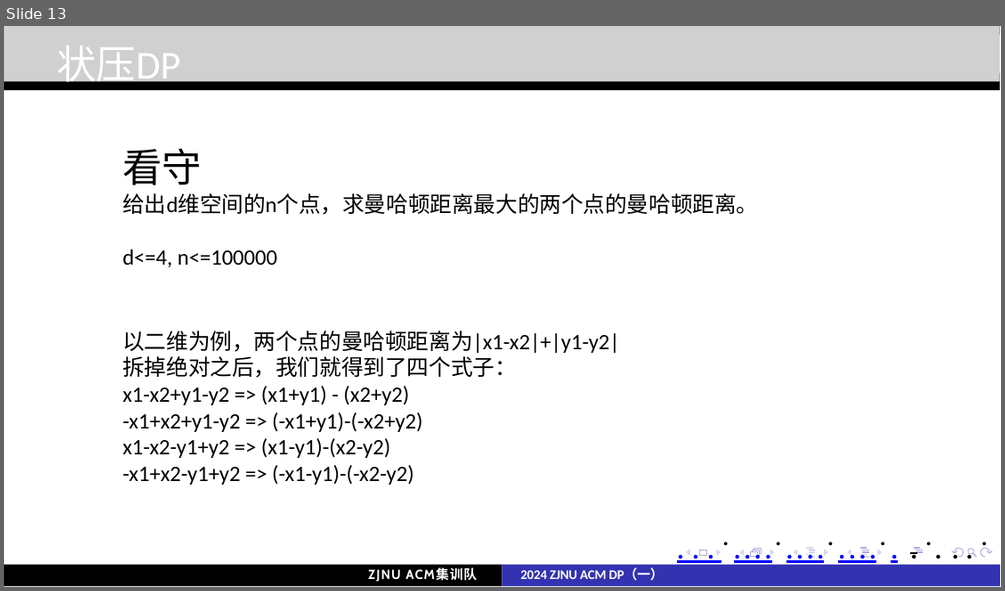
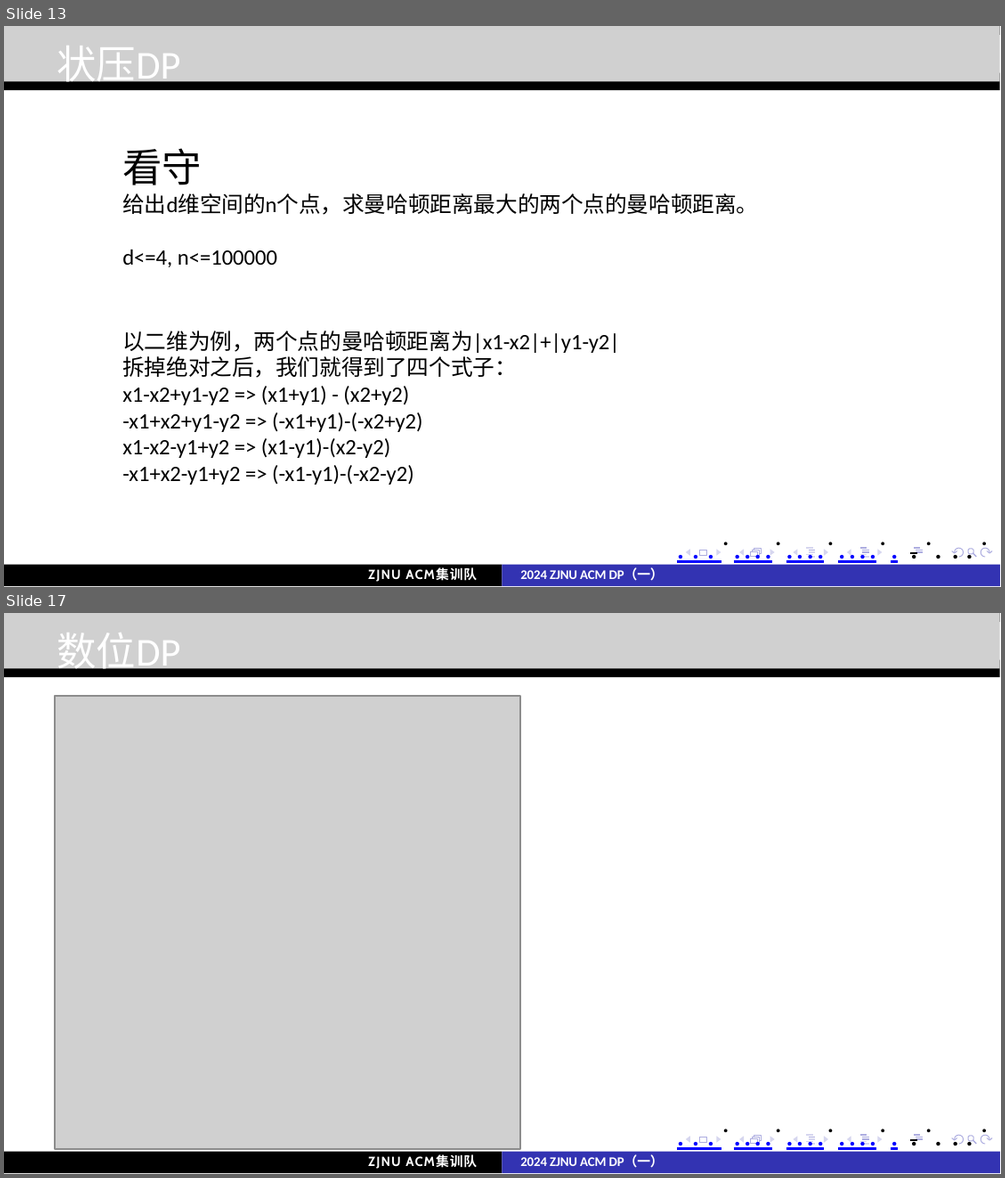
Before and after one commit to john1234567891011121314/moban, a slide deck: acm/讲课·dp/DP（一）.pptx. Shown one above the other, each under a label of ours: slide 13 before the commit, slides 13 and 17 after it; the slides between them are not shown. The pictures are 1005x591 and 1005x1178 pixels, drawn with LibreOffice and Linux fonts; fonts in the diff are those of the drawing; grey boxes stand for pictures. Boxes give left, top, right and bottom in pixels: in the first picture for what was removed or moved away, otherwise in the second. Text is boxed around its words. In the diff, an @@ line names an element or a change of style, - is before the commit and + after.

```diff
--- a/acm/讲课·dp/DP（一）.pptx
+++ b/acm/讲课·dp/DP（一）.pptx
@@ slide 17 added at [4, 613, 1001, 1174], background #FFFFFF; not listed: 30 template elements that a slide beside it also shows @@
@@ picture added at [4, 613, 999, 668] @@
@@ text added at [57, 633, 180, 675], 18 pt, text #FFFFFF @@
+数位DP
@@ picture added at [55, 695, 520, 1149] @@
@@ freeform shape added at [4, 1151, 502, 1174], fill #000000 @@
@@ text added at [368, 1154, 477, 1168], 6 pt, text #FFFFFF, bold @@
+ZJNU ACM集训队
@@ freeform shape added at [502, 1151, 999, 1174], fill #3333B2 @@
@@ text added at [520, 1154, 663, 1167], 12 pt, text #0000FF, bold @@
+. . . ................. . .. . . .
+2024 ZJNU ACM DP（一）
```
Also in this commit, not shown: 2 slides changed, 1 other slide added.
